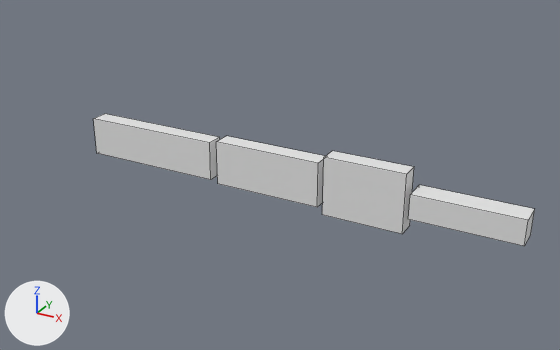
Before and after pictures for a commit that changed the FBX model Objects/FoodBags/FoodBag.fbx.
Before and after are seen from a 50 mm lens placed at (0.904, -1.135, 0.563), pointed at (0.311, -0.057, 0.024). The lights are fixed; the arrows at lower left show +X, +Y and +Z. Mesh edges are drawn as thin lines.

Names of what the first picture shows: 'E5_ST5_EM3_I1', 'E5_ST5_EM3_I2', 'E5_ST5_EM3_I3', 'E5_ST5_EM3_I4'.
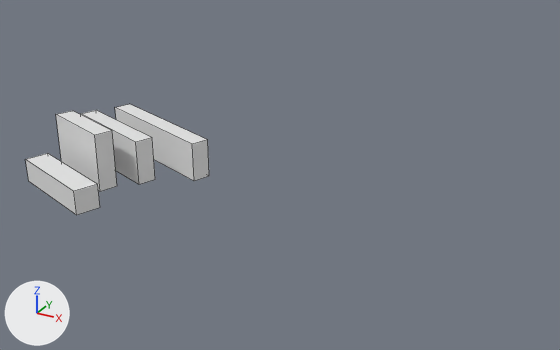
Boxes (x1, y1, x2, y2) around the edits, measured in the pictures (560 x 350 px):
'E5_ST5_EM3_I3', moved, turned
    before: (322, 151, 414, 234)
    after: (56, 111, 117, 192)
'E5_ST5_EM3_I2', moved, turned
    before: (216, 136, 325, 207)
    after: (81, 110, 155, 185)
'E5_ST5_EM3_I4', moved, turned
    before: (408, 185, 535, 246)
    after: (26, 153, 100, 215)
'E5_ST5_EM3_I1', moved, turned
    before: (94, 114, 220, 180)
    after: (115, 104, 209, 181)

The edits, one by one:
Object 'E5_ST5_EM3_I4' (ob_e5_st5_em3_i4) moves from (0.63, 0.0, 0.0) to (-0.061, -0.2, -0.015).
Object 'E5_ST5_EM3_I4' (ob_e5_st5_em3_i4) turns from (0, 0, 0) to (0, 0, -20) degrees about x, y and z.
Object 'E5_ST5_EM3_I1' (ob_e5_st5_em3_i1) moves from (0.0, 0.0, 0.0) to (-0.01, 0.027, 0.0).
Object 'E5_ST5_EM3_I1' (ob_e5_st5_em3_i1) turns from (0, 0, 0) to (0, 0, -20) degrees about x, y and z.
Object 'E5_ST5_EM3_I2' (ob_e5_st5_em3_i2) moves from (0.26, 0.0, 0.0) to (-0.058, -0.048, 0.005).
Object 'E5_ST5_EM3_I2' (ob_e5_st5_em3_i2) turns from (0, 0, 0) to (0, 0, -20) degrees about x, y and z.
Object 'E5_ST5_EM3_I3' (ob_e5_st5_em3_i3) moves from (0.45, 0.0, 0.0) to (-0.073, -0.118, 0.018).
Object 'E5_ST5_EM3_I3' (ob_e5_st5_em3_i3) turns from (0, 0, 0) to (0, 0, -20) degrees about x, y and z.
